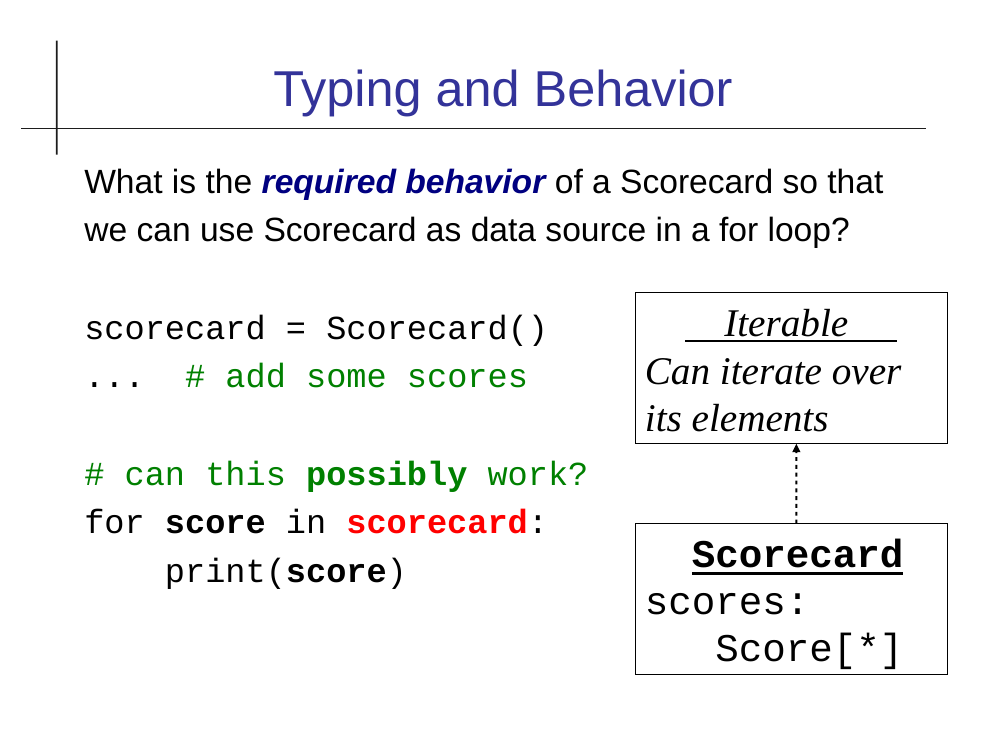
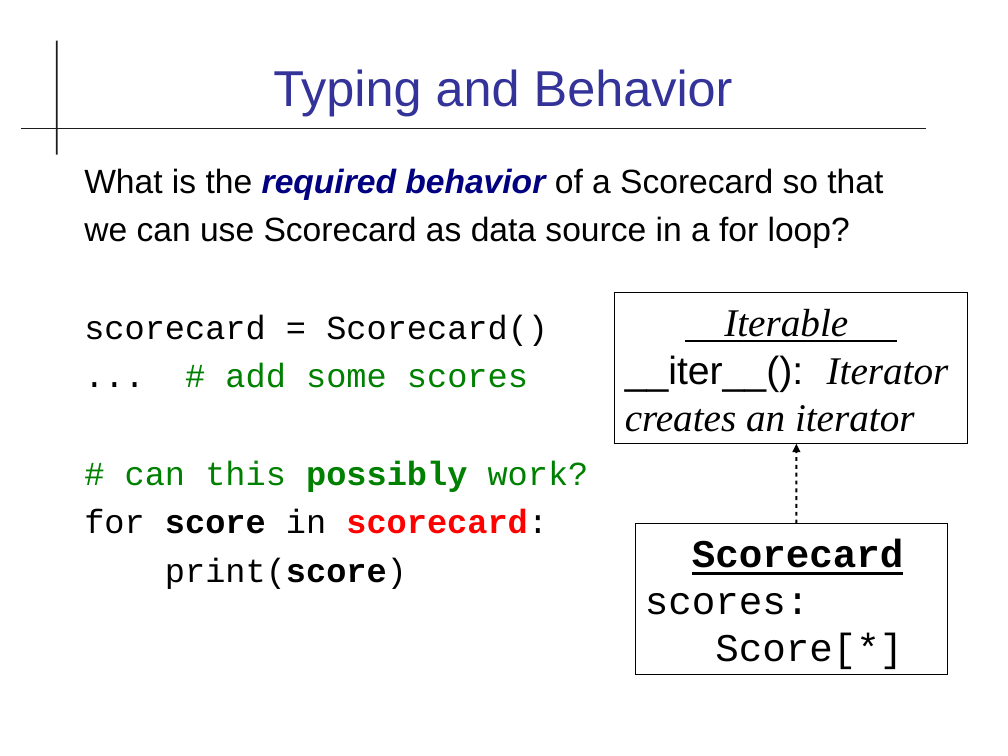
Before and after one commit to cpske/ISP, a slide deck: slide 18 of code-quality/Type-Checking.odp (slide 17 before the commit). Drawn at 1008x756 pixels with LibreOffice and Linux fonts; fonts in the diff are those of the drawing. Boxes give left, top, right and bottom in pixels: in the first picture for what was removed or moved away, otherwise in the second. Text is boxed around its words. In the diff, an @@ line names an element or a change of style, - is before the commit and + after.

```diff
--- a/code-quality/Type-Checking.odp
+++ b/code-quality/Type-Checking.odp
@@ rectangle added at (615,293,968,445), outline #000000 0 pt, 28 pt, text #000000, italic @@
+Iterable
+__iter__(): Iterator
+creates an iterator
@@ rectangle removed at (635,293,948,445) @@
-Iterable
-Can iterate over
-its elements
```
Also in this commit, not shown: 12 other slides changed, 5 slides added, 3 other files.
